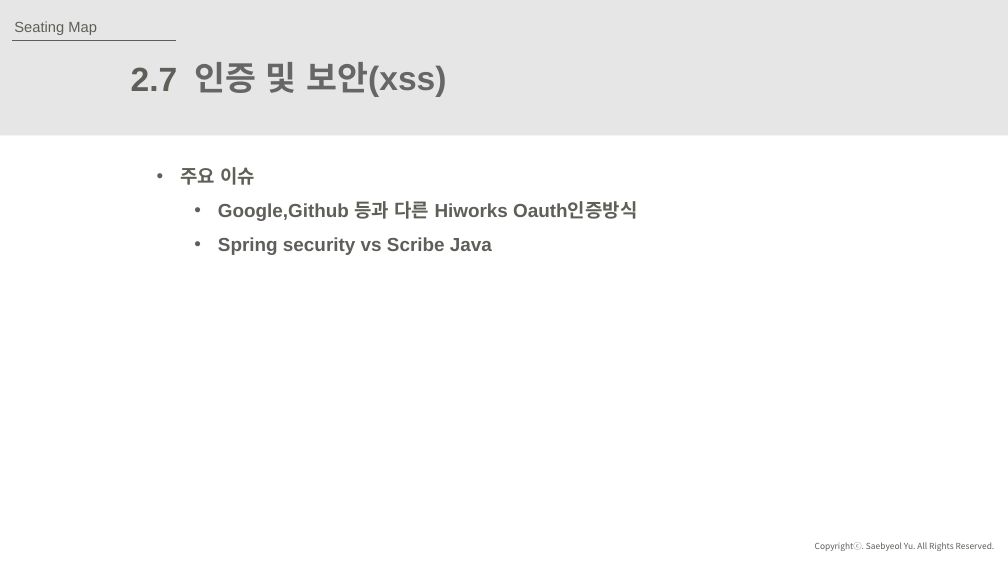
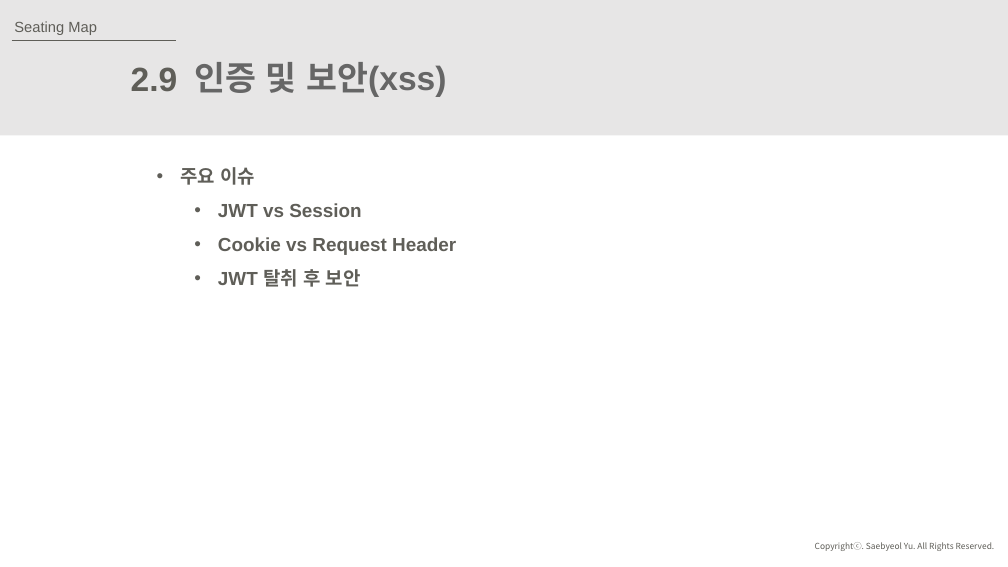
Before and after one commit to JuJinPark/interproject-process, a slide deck: slide 21 of 발표/internProject(20191015).pptx (slide 18 before the commit). Drawn at 1008x567 pixels with LibreOffice and Linux fonts; fonts in the diff are those of the drawing. Boxes give left, top, right and bottom in pixels: in the first picture for what was removed or moved away, otherwise in the second. Text is boxed around its words. In the diff, an @@ line names an element or a change of style, - is before the commit and + after.

```diff
--- a/발표/internProject(20191015).pptx
+++ b/발표/internProject(20191015).pptx
@@ text at box(131, 67, 178, 92): text changed @@
-2.7
+2.9
@@ text at box(218, 203, 456, 287): text changed @@
-  • Google,Github 등과 다른 Hiworks Oauth인증방식
-  • Spring security vs Scribe Java
+  • JWT vs Session
+  • Cookie vs Request Header
+  • JWT 탈취 후 보안
```
Also in this commit, not shown: 10 other slides changed, 3 slides added.
